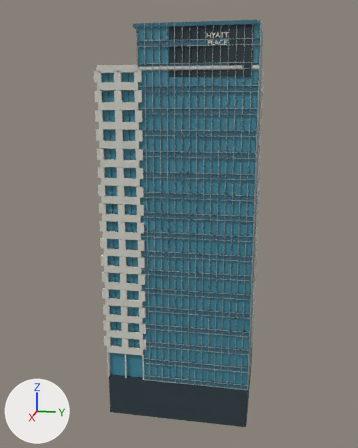
The glTF model godot/assets/chicago/landmarks/hyatt_place.glb as it was, and as the next commit left it.
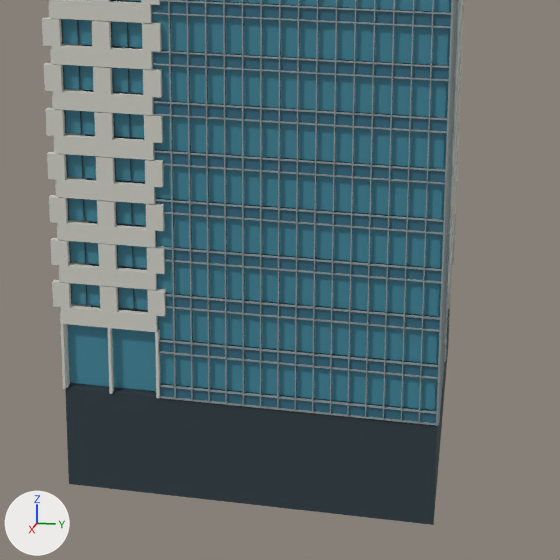
There are two pictures of each version: one whole from a 50 mm lens placed at (96.0, 17.3, 52.0), pointed at (0.9, -1.8, 28.2), one close up on the part from 24% to 82% of the width and 52% to 98% of the height. Arrows for +X, +Y and +Z are at lower left; the lights stay in place. The first two pictures are the older version. Vertices at exactly the same position are counted once.

In view in the first close-up: 'Blue curtain wall spandrels', 'Dark recessed interior and window frames', 'Pale punched-window wings', 'Separate blue opaque glazing', 'Slender projecting aluminum frames'.
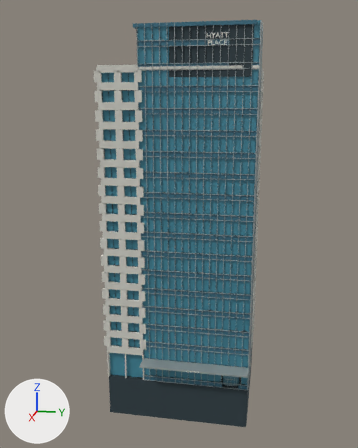
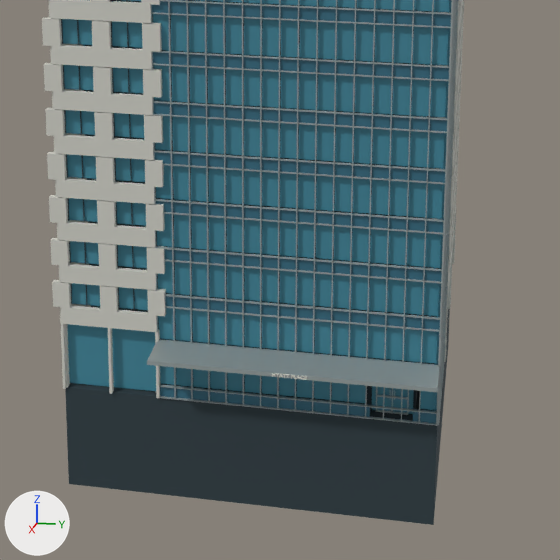
Edits to the scene script, one JSON object a line:
```json
{"block": "me_higher_glass_tower_roof", "where": "# used by ob_blue_curtain_wall_spandrels; location = (0.0, 0.0, 0.0)"}
{"op": "remove", "block": "me_higher_glass_tower_roof", "code": "me_higher_glass_tower_roof.from_pydata(...)  # 296 vertices, 444 faces; spans x 3.0..13.0, y -7.0..13.6, z 0.0..64.4"}
{"op": "add", "block": "me_higher_glass_tower_roof", "code": "me_higher_glass_tower_roof.from_pydata(...)  # 304 vertices, 456 faces; spans x 3.0..13.0, y -7.0..13.6, z 0.0..64.4"}
{"block": "me_higher_glass_tower_roof", "change": "me_higher_glass_tower_roof part 1"}
{"block": "me_higher_glass_tower_roof", "change": "8 faces are deleted"}
{"block": "me_higher_glass_tower_roof", "change": "8 vertices are added at x 12.5..12.6, y 8.9..11.9, z 0.0..0.9"}
{"block": "me_higher_glass_tower_roof", "change": "20 new faces join them"}
{"block": "me_wing_separate_inset_window", "where": "# used by ob_separate_blue_opaque_glazing; location = (0.0, 0.0, 0.0)"}
{"op": "remove", "block": "me_wing_separate_inset_window", "code": "me_wing_separate_inset_window.from_pydata(...)  # 4224 vertices, 6336 faces; spans x -12.9..12.7, y -13.2..13.6, z 0.1..64.4"}
{"op": "add", "block": "me_wing_separate_inset_window", "code": "me_wing_separate_inset_window.from_pydata(...)  # 4208 vertices, 6312 faces; spans x -12.9..12.7, y -13.2..13.6, z 0.0..64.4"}
{"block": "me_wing_separate_inset_window", "change": "me_wing_separate_inset_window part 2: the loose piece of 8 vertices spanning x 12.4, y 9.9..11.1, z 0.9..3.5 is scaled about its middle by (1.41, 2.48, 1.2), then moved by (-0.7, -0.1, -0.6)"}
{"block": "me_wing_separate_inset_window", "change": "me_wing_separate_inset_window part 3: the loose piece of 8 vertices spanning x 12.4..12.5, y 8.7..9.8, z 0.9..3.5 is deleted"}
{"block": "me_wing_separate_inset_window", "change": "me_wing_separate_inset_window part 4: the loose piece of 8 vertices spanning x 12.4, y 11.1..12.3, z 0.9..3.5 is deleted"}
{"block": "me_continuous_curtain_wall_mullion", "where": "# used by ob_slender_projecting_aluminum_frames; location = (0.0, 0.0, 0.0)"}
{"op": "remove", "block": "me_continuous_curtain_wall_mullion", "code": "me_continuous_curtain_wall_mullion.from_pydata(...)  # 776 vertices, 1164 faces; spans x 4.0..13.1, y -6.3..13.8, z 0.0..64.4"}
{"op": "add", "block": "me_continuous_curtain_wall_mullion", "code": "me_continuous_curtain_wall_mullion.from_pydata(...)  # 848 vertices, 1272 faces; spans x 4.0..15.9, y -6.3..13.8, z 0.0..64.4"}
{"block": "me_continuous_curtain_wall_mullion", "change": "me_continuous_curtain_wall_mullion part 5: the loose piece of 8 vertices spanning x 12.5..13.1, y -6.3..13.6, z 0.0 is copied, and the copy is scaled about its middle by (0.244, 0.111, 1.15), then moved by (-0.9, 6.7, 0.1); it spans x 11.8..12.0, y 9.3..11.5, z 0.1"}
{"block": "me_continuous_curtain_wall_mullion", "change": "me_continuous_curtain_wall_mullion part 6: the loose piece of 8 vertices spanning x 12.5..13.1, y -6.3..13.6, z 0.9 is copied, and the copy is scaled about its middle by (0.244, 0.111, 1.15), then moved by (-0.9, 6.7, 0.4); it spans x 11.8..12.0, y 9.3..11.5, z 1.3"}
{"block": "me_continuous_curtain_wall_mullion", "change": "me_continuous_curtain_wall_mullion part 7: 8 vertices added at x 12.6..15.9, y -6.3..13.7, z 4.2..4.5"}
{"block": "me_continuous_curtain_wall_mullion", "change": "other edits to the shape of me_continuous_curtain_wall_mullion do not show in these pictures"}
```

Location of each change, (x1, y1, x2, y2) in pixels of the close-ups (560 x 560 px; the box of a moved part takes in the faces that stretch with it):
```json
{"object": "Separate blue opaque glazing", "change": "reshaped", "before": [62, 0, 452, 411], "after": [62, 0, 452, 414]}
{"object": "Slender projecting aluminum frames", "change": "reshaped", "before": [151, 0, 458, 426], "after": [147, 0, 458, 426]}
{"part": 1, "of": "me_higher_glass_tower_roof", "change": "cut back", "before": [160, 384, 435, 423], "after": [160, 384, 435, 423]}
{"part": 2, "of": "me_wing_separate_inset_window", "change": "moved or reshaped", "before": [385, 374, 402, 407], "after": [372, 386, 414, 414]}
{"part": 3, "of": "me_wing_separate_inset_window", "change": "deleted", "before": [367, 373, 384, 405], "on screen": "cyan"}
{"part": 4, "of": "me_wing_separate_inset_window", "change": "deleted", "before": [402, 376, 420, 409], "on screen": "cyan"}
{"part": 5, "of": "me_continuous_curtain_wall_mullion", "change": "added", "after": [376, 410, 407, 415]}
{"part": 6, "of": "me_continuous_curtain_wall_mullion", "change": "added", "after": [377, 395, 408, 399]}
{"part": 7, "of": "me_continuous_curtain_wall_mullion", "change": "added", "after": [147, 341, 439, 392]}
```
